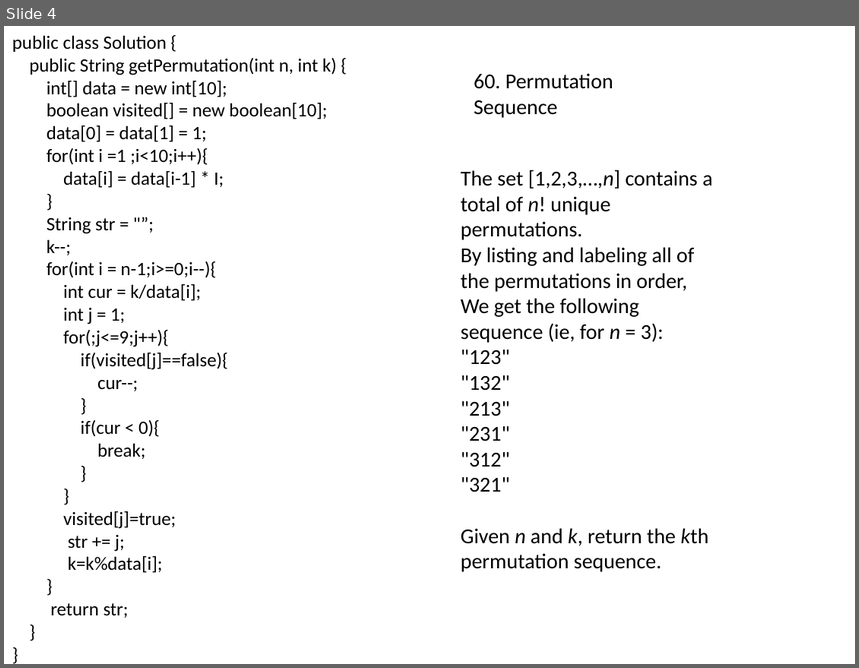
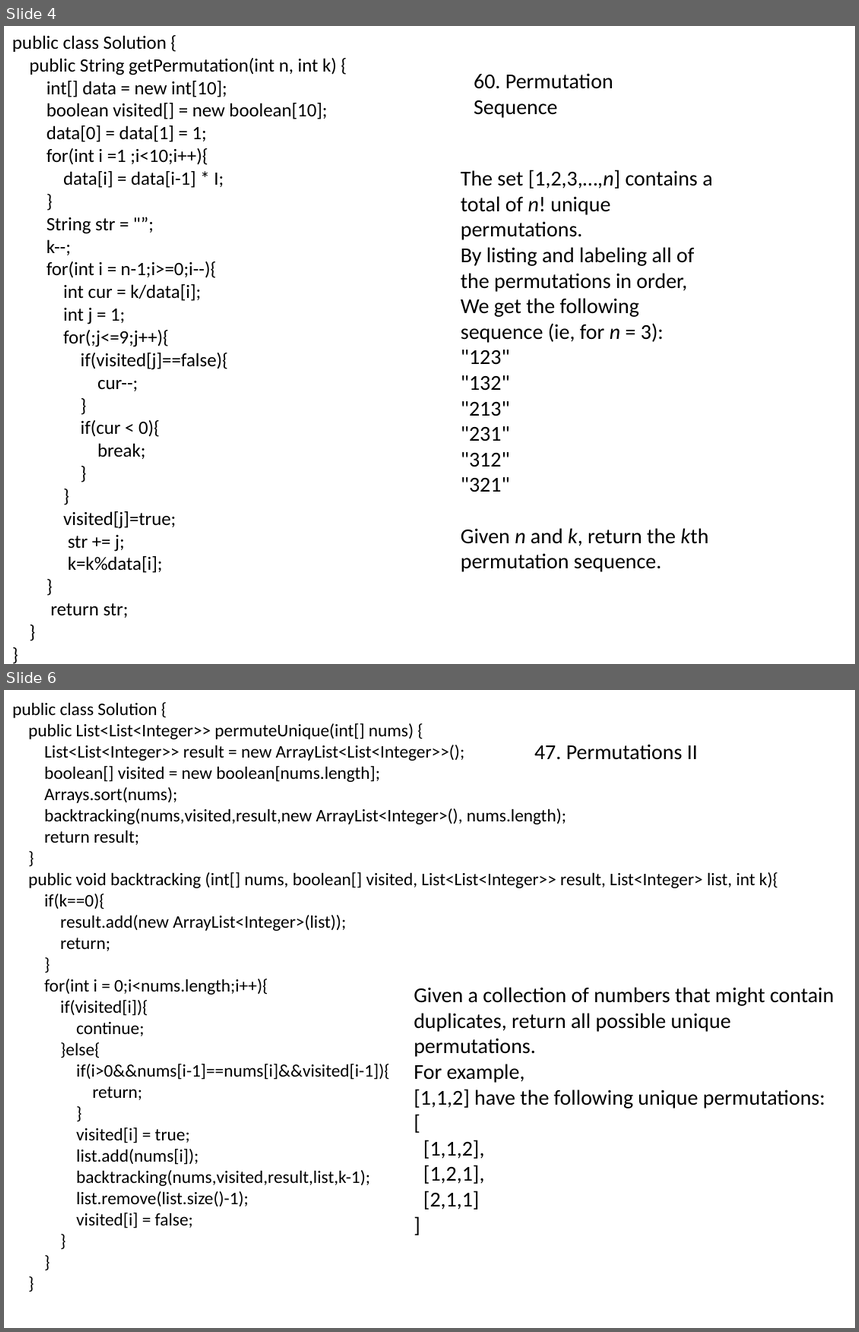
Before and after one commit to songwenxiao/LeetCode-Solutions, a slide deck: Basic/Leetcode.pptx. Shown one above the other, each under a label of ours: slide 4 before the commit, slides 4 and 6 after it; the slides between them are not shown. The pictures are 859x668 and 859x1332 pixels, drawn with LibreOffice and Linux fonts; fonts in the diff are those of the drawing. Boxes give left, top, right and bottom in pixels: in the first picture for what was removed or moved away, otherwise in the second. Text is boxed around its words. In the diff, an @@ line names an element or a change of style, - is before the commit and + after.

```diff
--- a/Basic/Leetcode.pptx
+++ b/Basic/Leetcode.pptx
@@ slide 6 added at <box>4,690,855,1328</box>, background #FFFFFF @@
@@ text added at <box>12,702,778,1229</box>, 15 pt, text #000000 @@
+public class Solution {
+public List<List<Integer>> permuteUnique(int[] nums) {
+List<List<Integer>> result = new ArrayList<List<Integer>>();
+boolean[] visited = new boolean[nums.length];
+Arrays.sort(nums);
+backtracking(nums,visited,result,new ArrayList<Integer>(), nums.length);
+return result;
+}
+public void backtracking (int[] nums, boolean[] visited, List<List<Integer>> result, List<Integer> list, int k){
+if(k==0){
+result.add(new ArrayList<Integer>(list));
+return;
+}
+for(int i = 0;i<nums.length;i++){
+if(visited[i]){
+continue;
+}else{
+if(i>0&&nums[i-1]==nums[i]&&visited[i-1]){
+return;
+}
+visited[i] = true;
+list.add(nums[i]);
+backtracking(nums,visited,result,list,k-1);
+list.remove(list.size()-1);
+visited[i] = false;
+}
+}
+}
@@ text added at <box>534,744,698,760</box>, 18 pt, text #000000 @@
+47. Permutations II
@@ text added at <box>414,987,834,1210</box>, 18 pt, text #000000 @@
+Given a collection of numbers that might contain duplicates, return all possible unique permutations.
+For example,
+[1,1,2] have the following unique permutations:
+[
+[1,1,2],
+[1,2,1],
+[2,1,1]
+]
```
Also in this commit, not shown: 1 other slide added, 2 other files.
